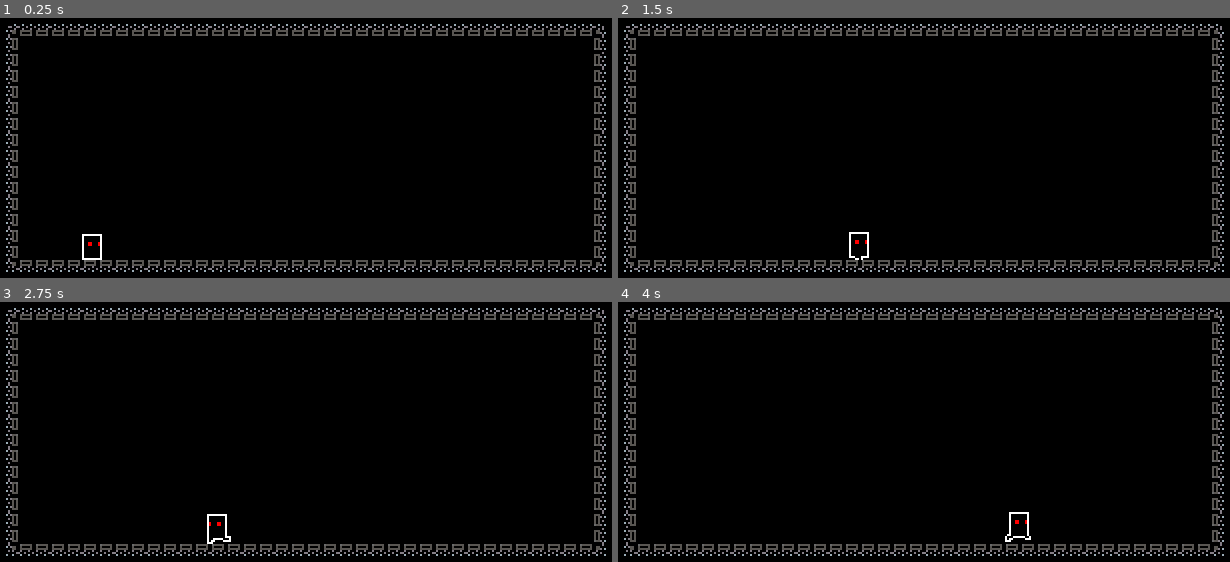
Above: before the commit, frames 1-4 (two rows, left to right).
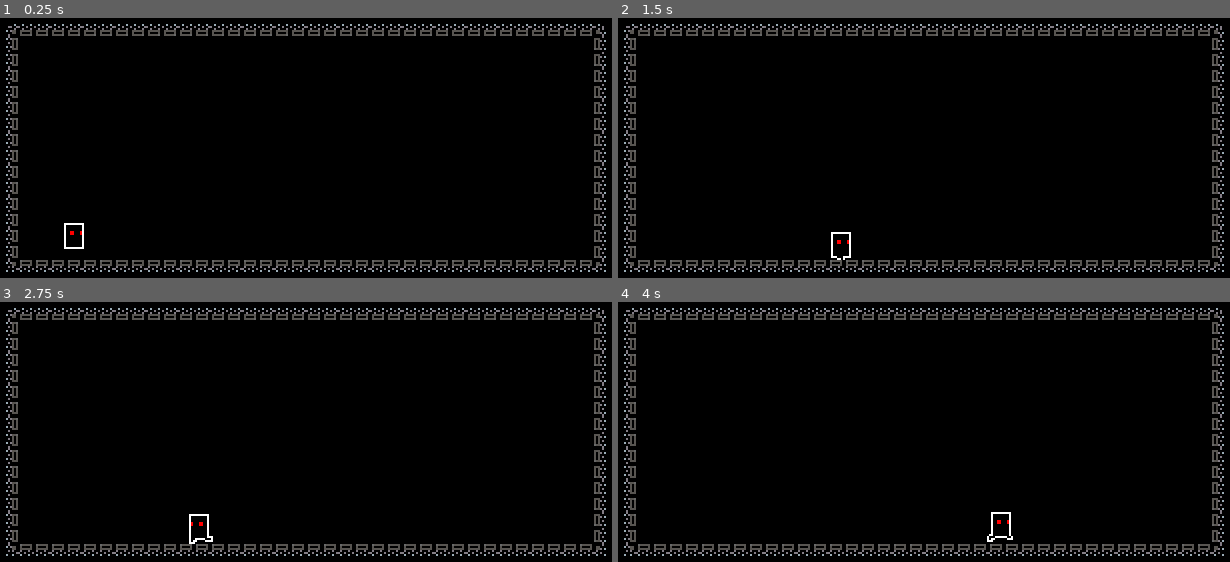
Above: after the commit, the same moments.

Repository: felipenune/outline-quest
Game: Godot game, scene res://Scenes/LevelsScenes/LevelTest.tscn
Two runs of this game, one before a commit and one after it. Both use one fixed random seed, a clock stepped at 60 frames per second and the inputs below.
Inputs:
- Up to frame 1 (0.25 s): no input
- Up to frame 2 (1.5 s): hold Right (ui_right) from 0.53 s (still down)
- Up to frame 3 (2.75 s): release Right (ui_right) at 2.03 s; hold Left (ui_left) from 2.03 s (still down)
- Up to frame 4 (4 s): release Left (ui_left) at 2.78 s; hold Right (ui_right) from 2.78 s (still down)

The runs differ from the first frame. In frame 1, 0.2% of the frame differs, in the area x 10-17%, y 78-94%; in frame 2, 0.2%; in frame 3, 0.2%, in the area x 30-38%, y 81-94%; in frame 4, 0.2%.

Commit message:
player spawner

Diff:
--- a/Scenes/LevelsScenes/LevelTest.tscn
+++ b/Scenes/LevelsScenes/LevelTest.tscn
@@ -1,7 +1,7 @@
 [gd_scene load_steps=51 format=2]
 
 [ext_resource path="res://Tilemaps/Level1/tileset_tilemap-lvl1.png" type="Texture" id=1]
-[ext_resource path="res://Scenes/PlayerScenes/Player.tscn" type="PackedScene" id=2]
+[ext_resource path="res://Scenes/PlayerSpawner.tscn" type="PackedScene" id=2]
 
 [sub_resource type="ConvexPolygonShape2D" id=1]
 points = PoolVector2Array( 0, 0, 16, 0, 16, 16, 0, 16 )
@@ -460,5 +460,5 @@
 format = 1
 tile_data = PoolIntArray( -2, 0, 0, -1, 0, 1, -65536, 0, 1, -65535, 0, 1, -65534, 0, 1, -65533, 0, 1, -65532, 0, 1, -65 …(3189 unchanged characters)…
 
-[node name="Player" parent="." instance=ExtResource( 2 )]
-position = Vector2( 52.857, 122.704 )
+[node name="PlayerSpawner" parent="." instance=ExtResource( 2 )]
+position = Vector2( 44.0497, 109.457 )
--- /dev/null
+++ b/Scenes/PlayerSpawner.tscn
@@ -0,0 +1,9 @@
+[gd_scene load_steps=2 format=2]
+
+[ext_resource path="res://Scripts/PlayerSpawner.gd" type="Script" id=1]
+
+[node name="PlayerSpawner" type="Position2D"]
+script = ExtResource( 1 )
+__meta__ = {
+"_gizmo_extents_": 15.0
+}
--- /dev/null
+++ b/Scripts/PlayerSpawner.gd
@@ -0,0 +1,8 @@
+extends Position2D
+
+onready var PlayerScene = preload("res://Scenes/PlayerScenes/Player.tscn")
+
+func _ready():
+	var player = PlayerScene.instance()
+	get_parent().call_deferred("add_child", player)
+	player.global_position = global_position
--- a/project.godot
+++ b/project.godot
@@ -61,7 +61,6 @@
 
 [rendering]
 
-quality/driver/driver_name="GLES2"
 quality/2d/use_pixel_snap=true
 environment/default_clear_color=Color( 0, 0, 0, 1 )
 environment/default_environment="res://default_env.tres"
